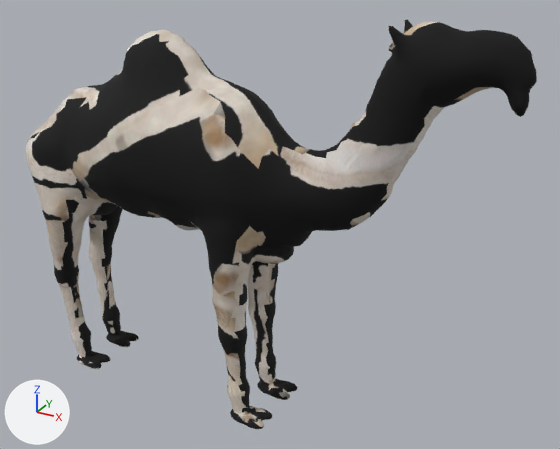
The glTF model assets_src/camels/camel_wodh_female_lod1.glb: old version first, new version second.
Rendered twice from a 50 mm camera at (1.94, -3.17, 2.73) aimed at (0.14, 0.09, 1.1). The axes (+X, +Y, +Z) are drawn at lower left. The lights are the same throughout. The first picture is the older version. Vertices at exactly the same position are counted once.

Names of what the first picture shows: 'Camel'.
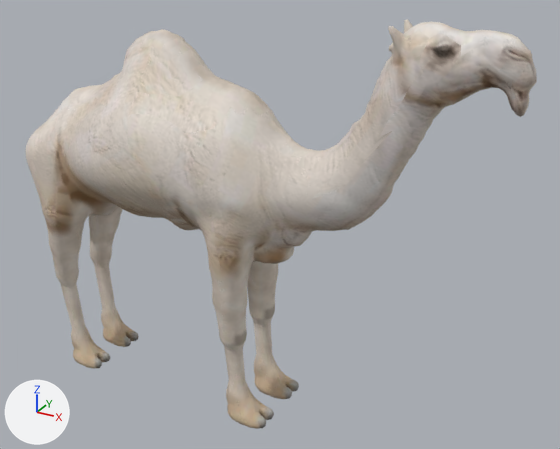
What differs and where, as boxes [x1, y1, x2, y2] in the pictures (560 x 449 px; the box of a moved part takes in the faces that stretch with it):
part 1 of me_camel, moved or reshaped: [27, 23, 535, 429] in both
part 2 of me_camel, surface changed (black to grey): [27, 19, 537, 392] in both

What changed in the scene script:
```text
Change me_camel:
    where me_camel.from_pydata(...)  # 4002 vertices, 8000 faces; spans x -1.41..1.36, y -0.36..0.36, z 0.0..2.21
    used by ob_camel; location = (0.0, 0.0, 0.0)
    me_camel part 1: 217 vertices moved within x -1.36..1.16, y -0.33..0.36, z 0.0..2.19; 1335 vertices removed from x -1.38..1.34, y -0.33..0.35, z 0.0..2.19; 1335 vertices added at x -1.39..1.34, y -0.33..0.34, z 0.0..2.2
    me_camel part 2: 4080 kept faces spanning x -1.41..1.36, y -0.36..0.36, z 0.0..2.21 get new texture (UV) coordinates
```
